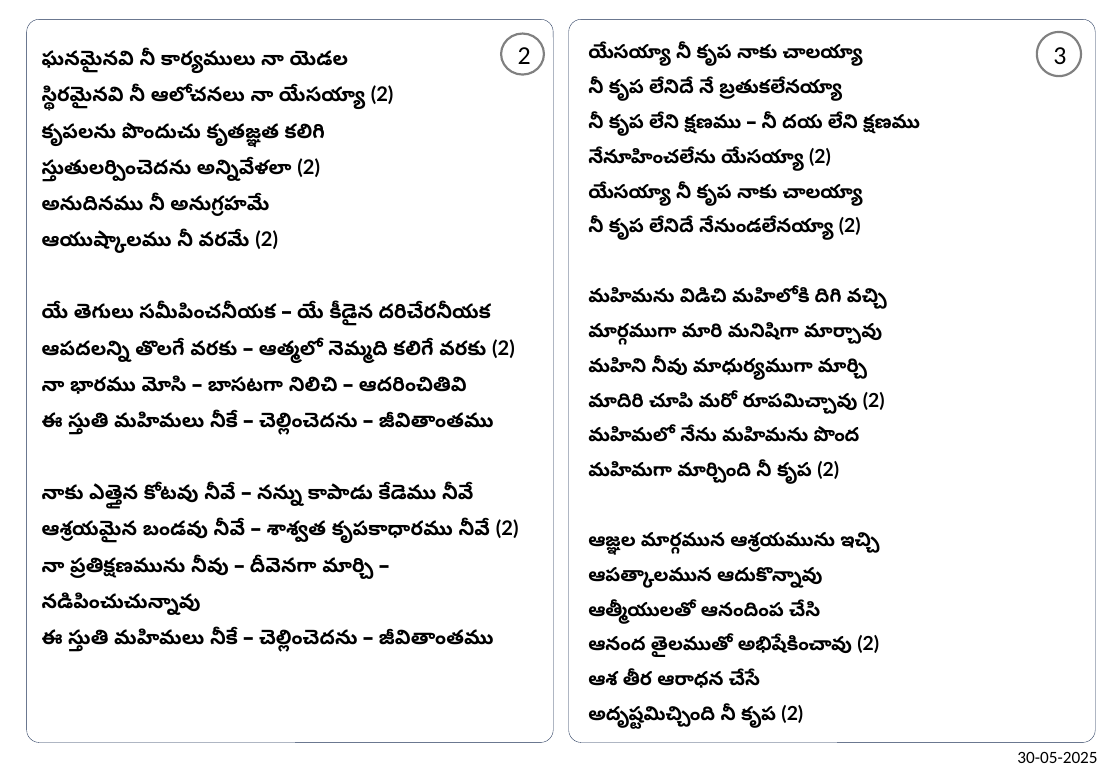
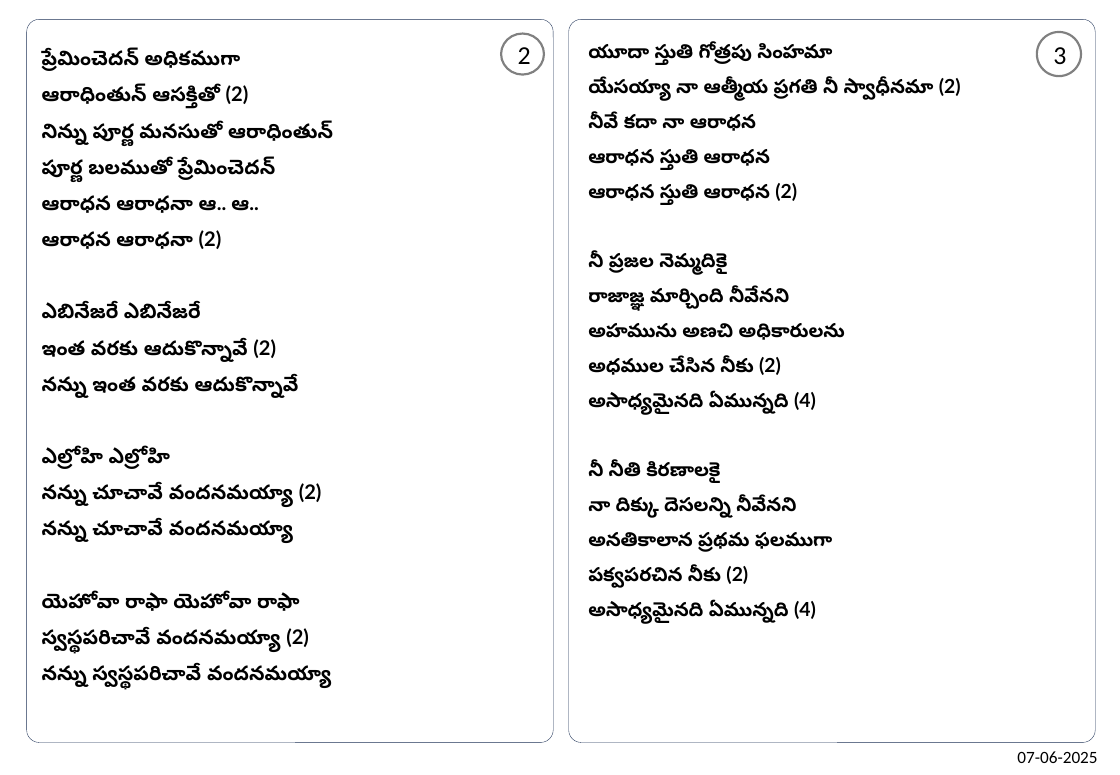
Before and after one commit to venu-webdev/songsDb, a slide deck: slide 2 of songsTemplate.pptx. Drawn at 1120x775 pixels with LibreOffice and Linux fonts; fonts in the diff are those of the drawing. Boxes give left, top, right and bottom in pixels: in the first picture for what was removed or moved away, otherwise in the second. Text is boxed around its words. In the diff, an @@ line names an element or a change of style, - is before the commit and + after.

```diff
--- a/songsTemplate.pptx
+++ b/songsTemplate.pptx
@@ text at box(42, 50, 333, 690): text changed @@
-ఘనమైనవి నీ కార్యములు నా యెడల
-స్థిరమైనవి నీ ఆలోచనలు నా యేసయ్యా (2)
-కృపలను పొందుచు కృతజ్ఞత కలిగి
-స్తుతులర్పించెదను అన్నివేళలా (2)
-అనుదినము నీ అనుగ్రహమే
-ఆయుష్కాలము నీ వరమే (2)
-యే తెగులు సమీపించనీయక – యే కీడైన దరిచేరనీయక
-ఆపదలన్ని తొలగే వరకు – ఆత్మలో నెమ్మది కలిగే వరకు (2)
-నా భారము మోసి – బాసటగా నిలిచి – ఆదరించితివి
-ఈ స్తుతి మహిమలు నీకే – చెల్లించెదను – జీవితాంతము
-నాకు ఎత్తైన కోటవు నీవే – నన్ను కాపాడు కేడెము నీవే
-ఆశ్రయమైన బండవు నీవే – శాశ్వత కృపకాధారము నీవే (2)
-నా ప్రతిక్షణమును నీవు – దీవెనగా మార్చి – నడిపించుచున్నావు
-ఈ స్తుతి మహిమలు నీకే – చెల్లించెదను – జీవితాంతము
+ప్రేమించెదన్ అధికముగా
+ఆరాధింతున్ ఆసక్తితో (2)
+నిన్ను పూర్ణ మనసుతో ఆరాధింతున్
+పూర్ణ బలముతో ప్రేమించెదన్
+ఆరాధన ఆరాధనా ఆ.. ఆ..
+ఆరాధన ఆరాధనా (2)
+ఎబినేజరే ఎబినేజరే
+ఇంత వరకు ఆదుకొన్నావే (2)
+నన్ను ఇంత వరకు ఆదుకొన్నావే
+ఎల్రోహి ఎల్రోహి
+నన్ను చూచావే వందనమయ్యా (2)
+నన్ను చూచావే వందనమయ్యా
+యెహోవా రాఫా యెహోవా రాఫా
+స్వస్థపరిచావే వందనమయ్యా (2)
+నన్ను స్వస్థపరిచావే వందనమయ్యా
@@ text at box(588, 44, 961, 624): text changed @@
-యేసయ్యా నీ కృప నాకు చాలయ్యా
-నీ కృప లేనిదే నే బ్రతుకలేనయ్యా
-నీ కృప లేని క్షణము – నీ దయ లేని క్షణము
-నేనూహించలేను యేసయ్యా (2)
-యేసయ్యా నీ కృప నాకు చాలయ్యా
-నీ కృప లేనిదే నేనుండలేనయ్యా (2)
-మహిమను విడిచి మహిలోకి దిగి వచ్చి
-మార్గముగా మారి మనిషిగా మార్చావు
-మహిని నీవు మాధుర్యముగా మార్చి
-మాదిరి చూపి మరో రూపమిచ్చావు (2)
-మహిమలో నేను మహిమను పొంద
-మహిమగా మార్చింది నీ కృప (2)
-ఆజ్ఞల మార్గమున ఆశ్రయమును ఇచ్చి
-ఆపత్కాలమున ఆదుకొన్నావు
-ఆత్మీయులతో ఆనందింప చేసి
-ఆనంద తైలముతో అభిషేకించావు (2)
-ఆశ తీర ఆరాధన చేసే
-అదృష్టమిచ్చింది నీ కృప (2)
+యూదా స్తుతి గోత్రపు సింహమా
+యేసయ్యా నా ఆత్మీయ ప్రగతి నీ స్వాధీనమా (2)
+నీవే కదా నా ఆరాధన
+ఆరాధన స్తుతి ఆరాధన
+ఆరాధన స్తుతి ఆరాధన (2)
+నీ ప్రజల నెమ్మదికై
+రాజాజ్ఞ మార్చింది నీవేనని
+అహమును అణచి అధికారులను
+అధముల చేసిన నీకు (2)
+అసాధ్యమైనది ఏమున్నది (4)
+నీ నీతి కిరణాలకై
+నా దిక్కు దెసలన్ని నీవేనని
+అనతికాలాన ప్రథమ ఫలముగా
+పక్వపరచిన నీకు (2)
+అసాధ్యమైనది ఏమున్నది (4)
@@ text at box(1017, 751, 1097, 763): text changed @@
-30-05-2025
+07-06-2025
```
Also in this commit, not shown: 1 other slide changed, 1 other file.
